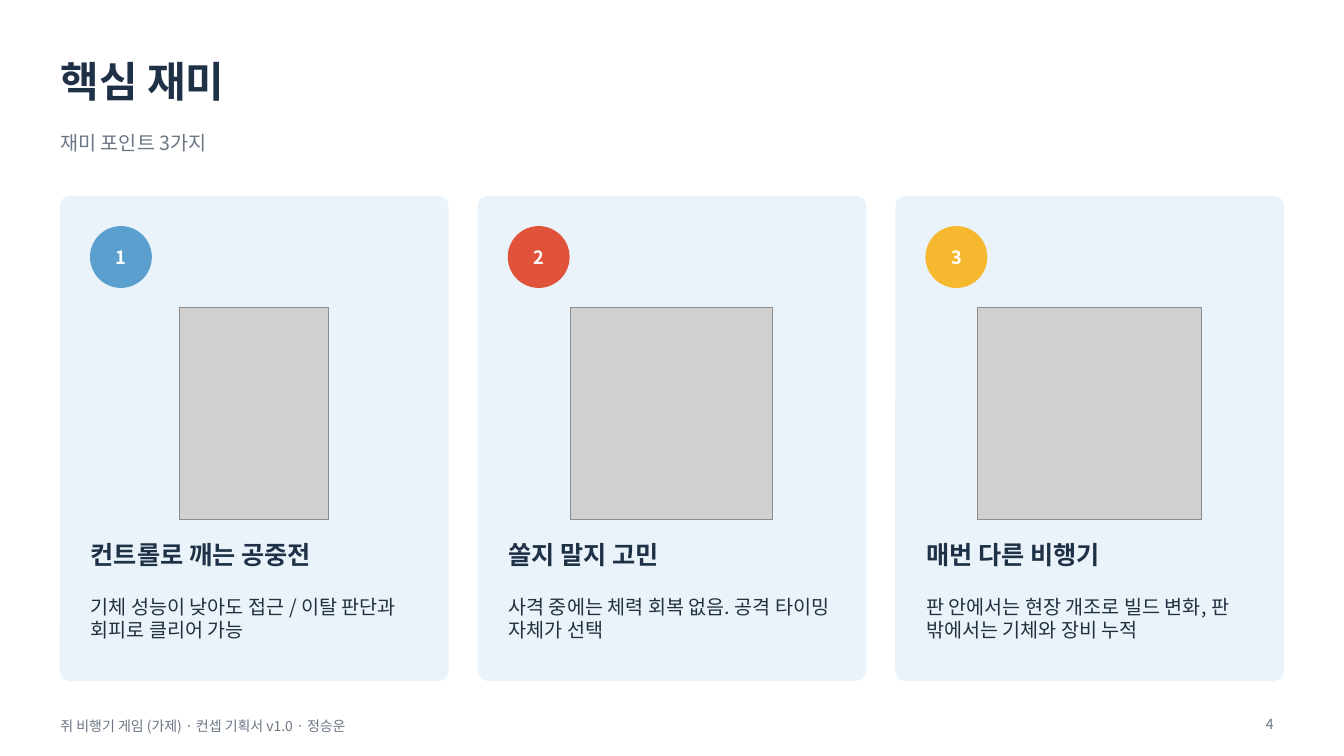
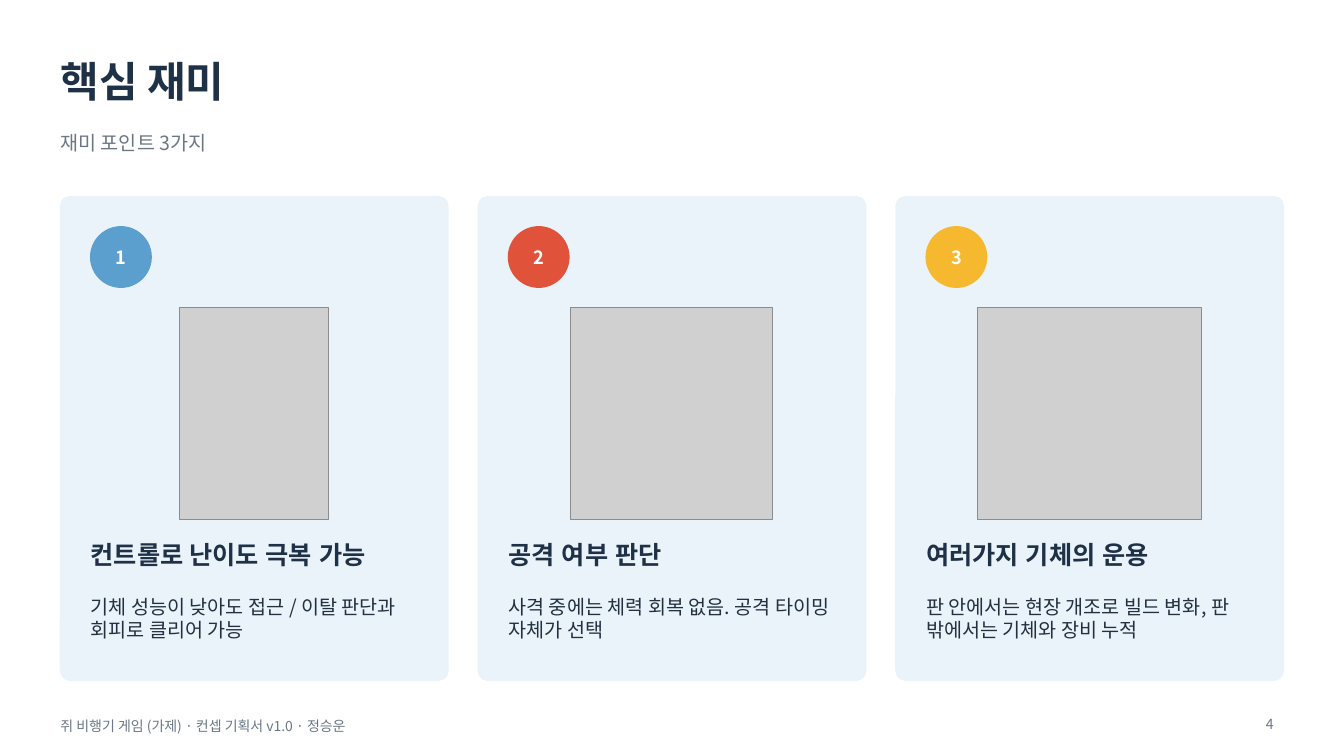
Before and after one commit to inory16351/RatPlain, a slide deck: slide 4 of 컨셉기획서.pptx. Drawn at 1344x756 pixels with LibreOffice and Linux fonts; fonts in the diff are those of the drawing; grey boxes stand for pictures. Boxes give left, top, right and bottom in pixels: in the first picture for what was removed or moved away, otherwise in the second. Text is boxed around its words. In the diff, an @@ line names an element or a change of style, - is before the commit and + after.

```diff
--- a/컨셉기획서.pptx
+++ b/컨셉기획서.pptx
@@ text at [91, 543, 365, 567]: text changed @@
-컨트롤로 깨는 공중전
+컨트롤로 난이도 극복 가능
@@ text at [508, 543, 661, 567]: text changed @@
-쏠지 말지 고민
+공격 여부 판단
@@ text at [926, 543, 1149, 567]: text changed @@
-매번 다른 비행기
+여러가지 기체의 운용
```
Also in this commit, not shown: 2 other slides changed, 16 other files.
